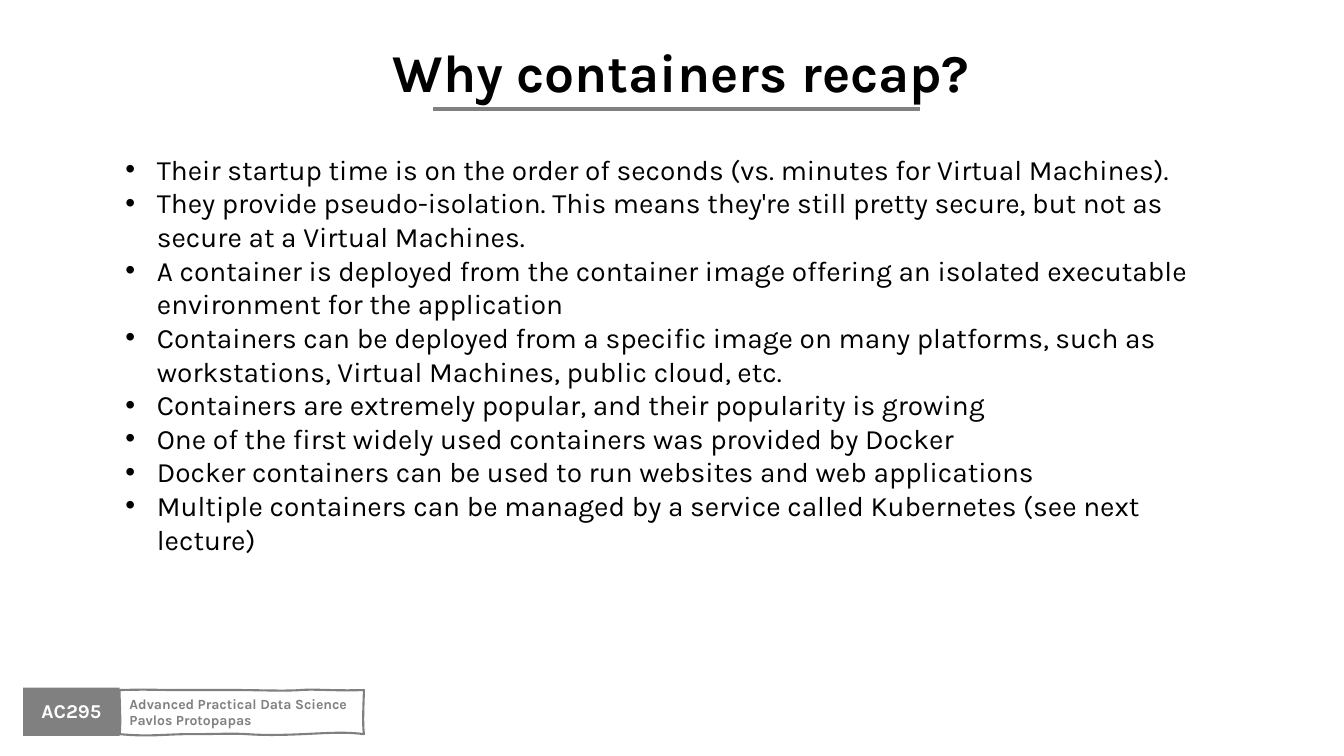
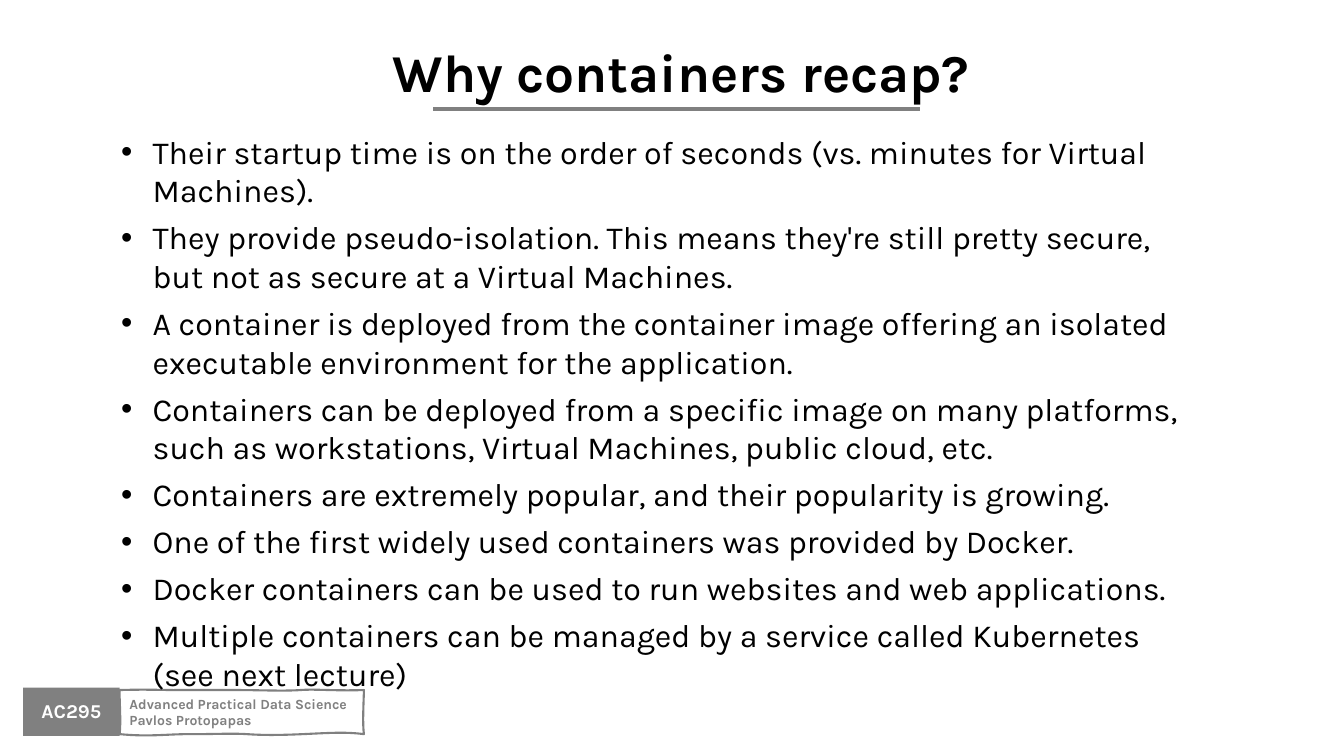
Before and after one commit to Harvard-IACS/2020-AC295, a slide deck: slide 25 of content/lectures/lecture2/presentation/lecture2.pptx. Drawn at 1344x756 pixels with LibreOffice and Linux fonts; fonts in the diff are those of the drawing; background and template pictures are left out. Boxes give left, top, right and bottom in pixels: in the first picture for what was removed or moved away, otherwise in the second. Text is boxed around its words. In the diff, an @@ line names an element or a change of style, - is before the commit and + after.

Commit message:
lec2

```diff
--- a/content/lectures/lecture2/presentation/lecture2.pptx
+++ b/content/lectures/lecture2/presentation/lecture2.pptx
@@ text "Their startup time is on ..." moved from (x1=157, y1=160, x2=1186, y2=553) to (x1=153, y1=140, x2=1178, y2=694) @@
@@ text at (x1=153, y1=140, x2=1178, y2=694): size 20 to 23 pt in "Their startup time is on the order ...", "They provide pseudo-isolation. This means they're still ...", "Containers can be deployed from a specific ...", "Multiple containers can be managed by a ..."; more space between paragraphs @@
@@ text at (x1=153, y1=313, x2=1167, y2=382): text changed; size 20 to 23 pt @@
-• A container is deployed from the container image offering an isolated executable environment for the application
+• A container is deployed from the container image offering an isolated executable environment for the application.
@@ text at (x1=153, y1=484, x2=1166, y2=608): text changed; size 20 to 23 pt @@
-• Containers are extremely popular, and their popularity is growing
-• One of the first widely used containers was provided by Docker
-• Docker containers can be used to run websites and web applications
+• Containers are extremely popular, and their popularity is growing.
+• One of the first widely used containers was provided by Docker.
+• Docker containers can be used to run websites and web applications.
```
Also in this commit, not shown: 3 other slides changed.
